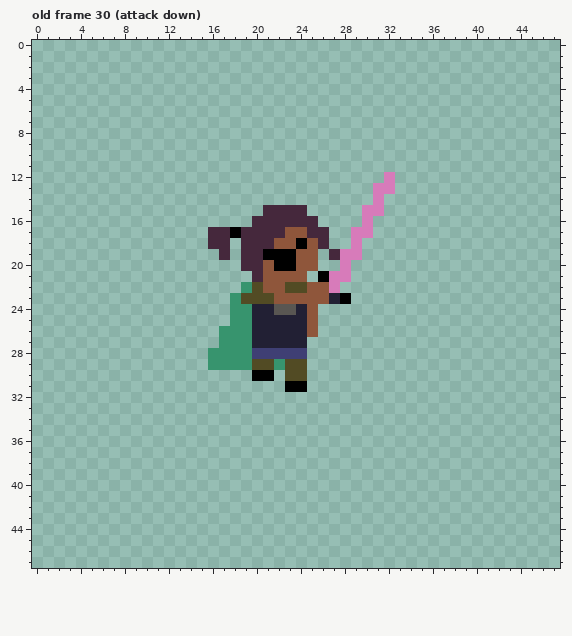
Pixel-art file -- assets/april/ammellan_attack.aseprite. That is the earlier state.
48x48 pixels, 52 frames. Shown: old frame 30 (attack down). The commit also changed other frames, which this record leaves out.
After:
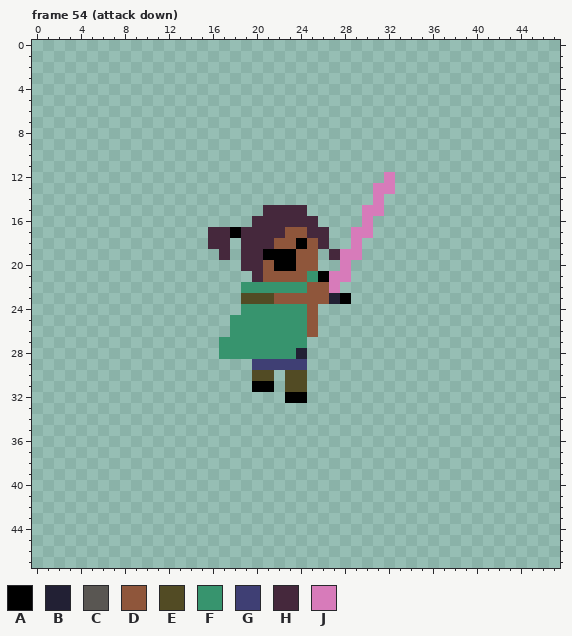
Palette (. is transparent): A #000000  B #222034  C #595652  D #8f563b  E #524b24  F #37946e  G #3f3f74  H #45283c  J #d77bba
The exact change:
frames 52 -> 76
--- frame 54 (attack down) against old frame 30 (attack down)
@@ x 14..27 @@
 20 .....HHDAADD..
-21 ......HDDDD.AJ
-22 .....FEDDEEDDJ
-23 ....FEEEDDDDDB
-24 ....FFBBCCBD..
-25 ....FFBBBBBD..
-26 ...FFFBBBBBD..
-27 ...FFFBBBBB...
-28 ..FFFFGGGGG...
-29 ..FFFFEEFEE...
-30 ......AA.EE...
-31 .........AA...
-32 ..............
+21 ......HDDDDFAJ
+22 .....FFFFFFDDJ
+23 .....EEEDDDDDB
+24 .....FFFFFFD..
+25 ....FFFFFFFD..
+26 ....FFFFFFFD..
+27 ...FFFFFFFF...
+28 ...FFFFFFFB...
+29 ......GGGGG...
+30 ......EE.EE...
+31 ......AA.EE...
+32 .........AA...
 33 ..............
Where, in picture pixels (left, top, right, bottom), the same in both pictures:
changed: (208, 271, 318, 403)
